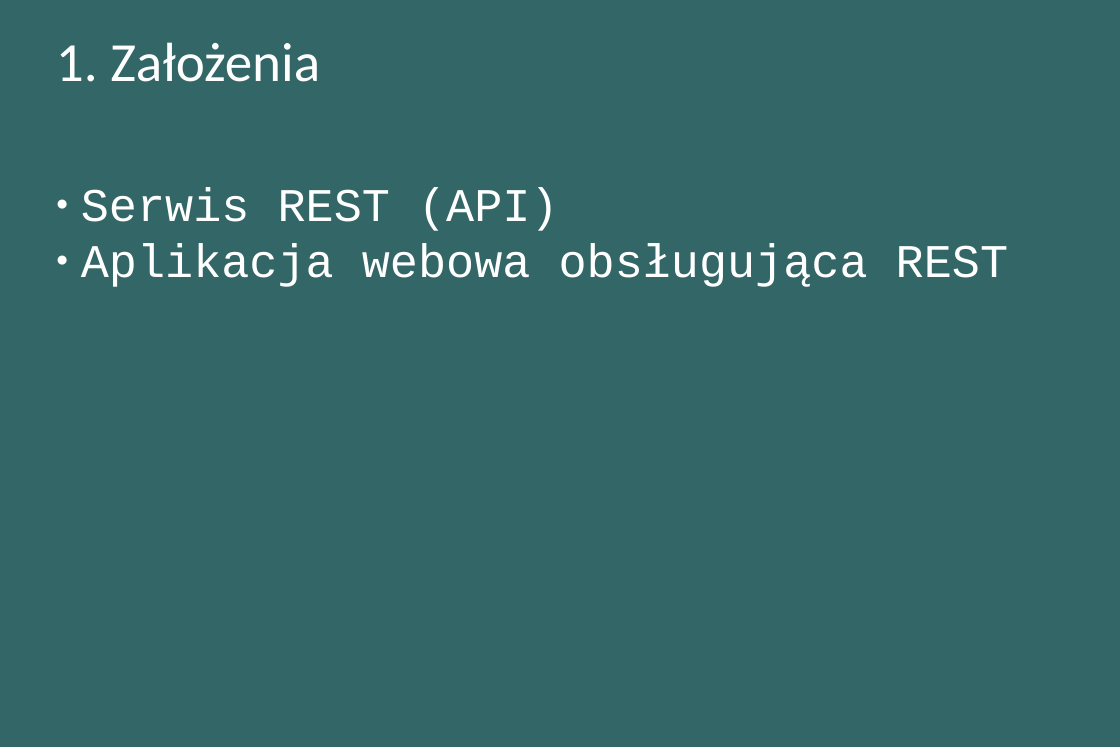
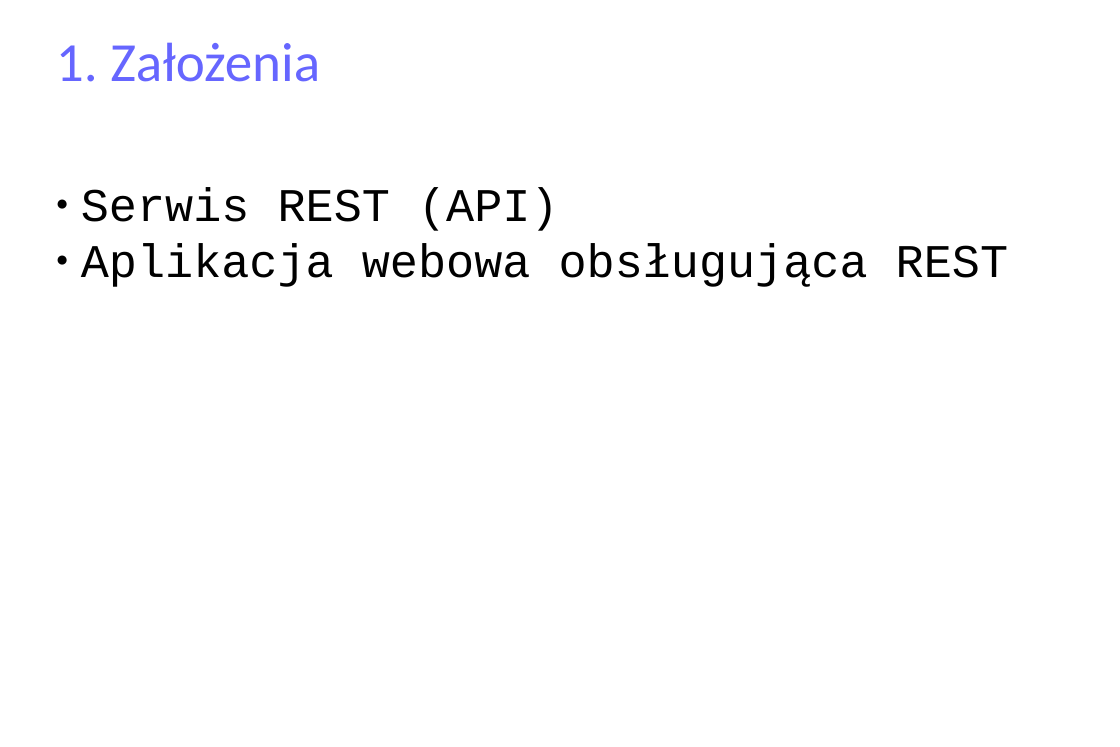
Before and after one commit to matulik/reinyzagam, a slide deck: slide 3 of Docs/presentation.odp (slide 2 before the commit). Drawn at 1120x747 pixels with LibreOffice and Linux fonts; fonts in the diff are those of the drawing. Boxes give left, top, right and bottom in pixels: in the first picture for what was removed or moved away, otherwise in the second. Text is boxed around its words. In the diff, an @@ line names an element or a change of style, - is before the commit and + after.

```diff
--- a/Docs/presentation.odp
+++ b/Docs/presentation.odp
@@ background #336666 to #FFFFFF @@
@@ title "1. Założenia" at (x1=56, y1=42, x2=320, y2=82): text colour #FFFFFF to #6666FF @@
@@ subtitle "Serwis REST (API)" at (x1=81, y1=188, x2=1008, y2=287): text colour #FFFFFF to #000000; bullet colour #FFFFFF to #000000 @@
```
Also in this commit, not shown: 6 other slides changed, 4 slides added, 1 other file.
